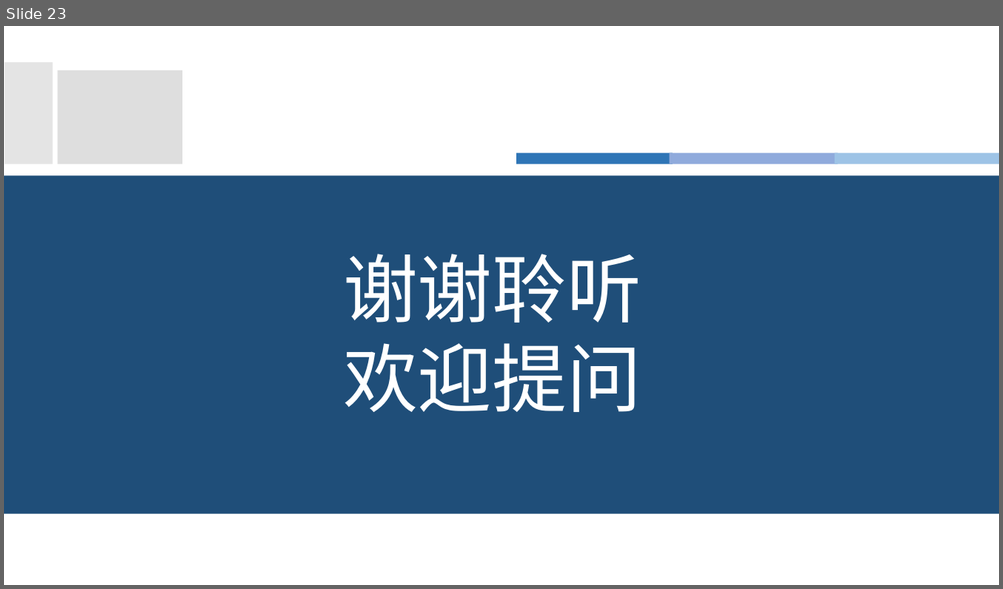
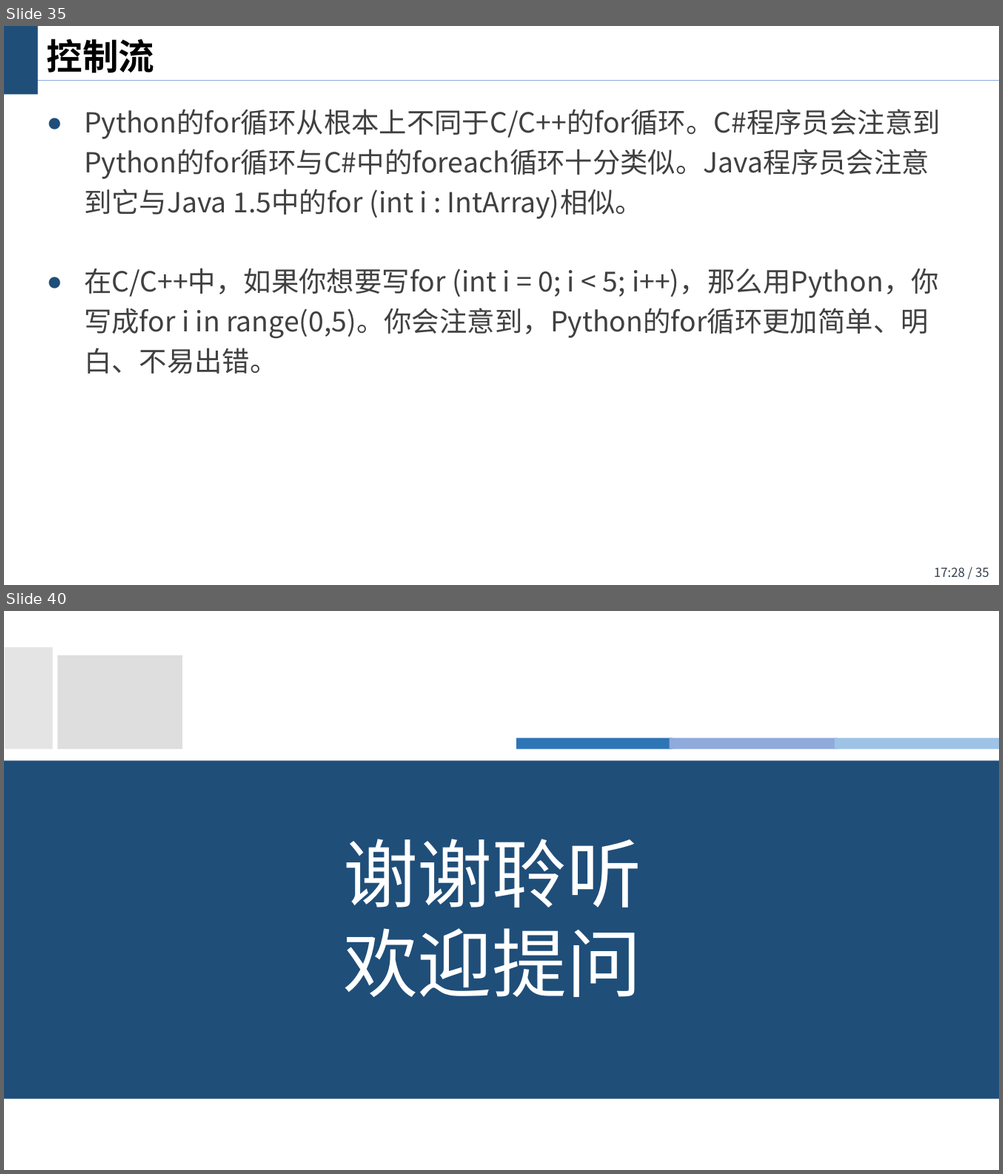
Before and after one commit to wangjin0818/Artificial_Intelligence_Generic_2023, a slide deck: Chapter 02/Python Programming I.pptx. Shown one above the other, each under a label of ours: slide 23 before the commit, slides 35 and 40 after it; the slides between them are not shown. The pictures are 1003x589 and 1003x1174 pixels, drawn with LibreOffice and Linux fonts; fonts in the diff are those of the drawing; background and template pictures are left out. Boxes give left, top, right and bottom in pixels: in the first picture for what was removed or moved away, otherwise in the second. Text is boxed around its words. In the diff, an @@ line names an element or a change of style, - is before the commit and + after.

```diff
--- a/Chapter 02/Python Programming I.pptx
+++ b/Chapter 02/Python Programming I.pptx
@@ slide 35 added at [4, 26, 999, 585], background #FFFFFF @@
@@ rectangle added at [4, 26, 38, 95], fill #1F4E79 @@
@@ title added at [47, 39, 155, 73], 26 pt, text #000000, bold @@
+控制流
@@ line added from (4, 81) to (999, 81), #8FAADC 0.75 pt @@
@@ text added at [84, 109, 940, 374], 20 pt, text #404040 @@
+● Python的for循环从根本上不同于C/C++的for循环。C#程序员会注意到Python的for循环与C#中的foreach循环十分类似。Java程序员会注意到它与Java 1.5中的for (int i : IntArray)相似。
+● 在C/C++中，如果你想要写for (int i = 0; i < 5; i++)，那么用Python，你写成for i in range(0,5)。你会注意到，Python的for循环更加简单、明白、不易出错。
@@ page number added at [933, 568, 989, 577], 9 pt, text #333F50 @@
+17:28 / 35
@@ what was slide 23 is now slide 40 @@
```
Also in this commit, not shown: 16 other slides added, 1 other file.
